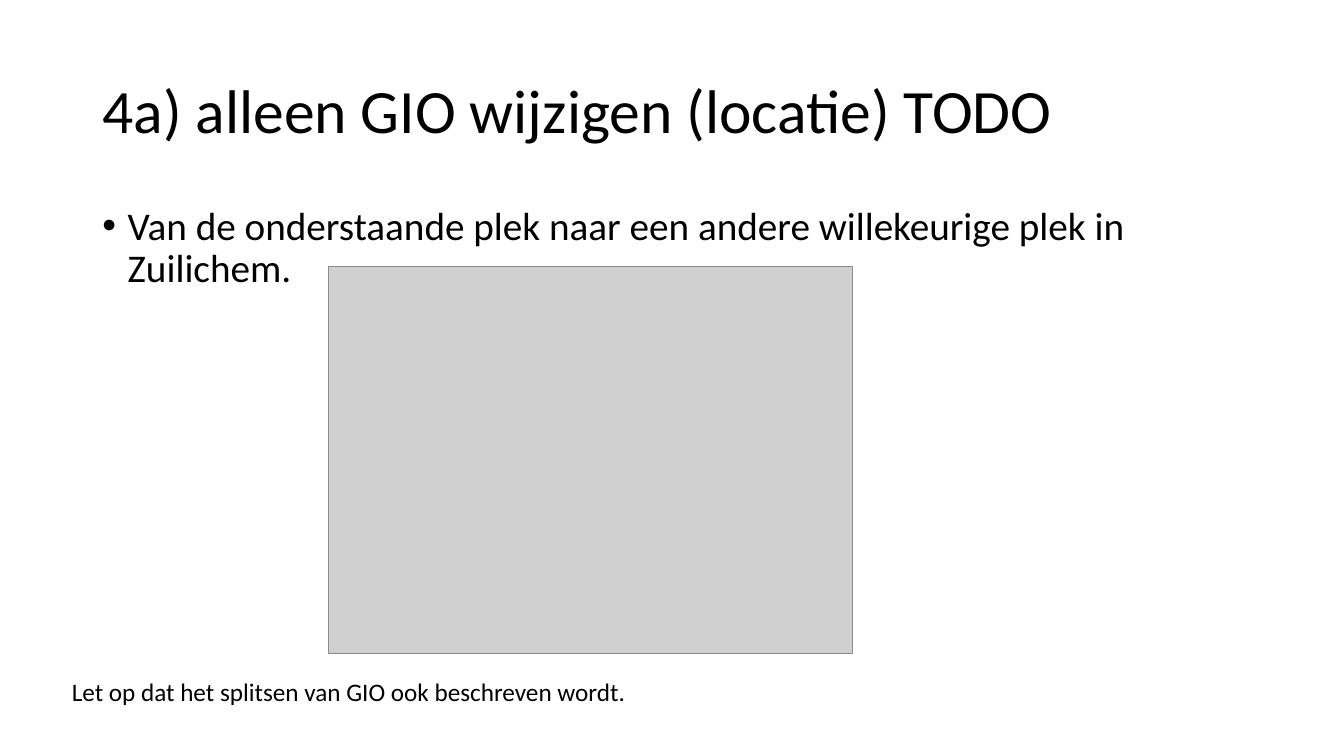
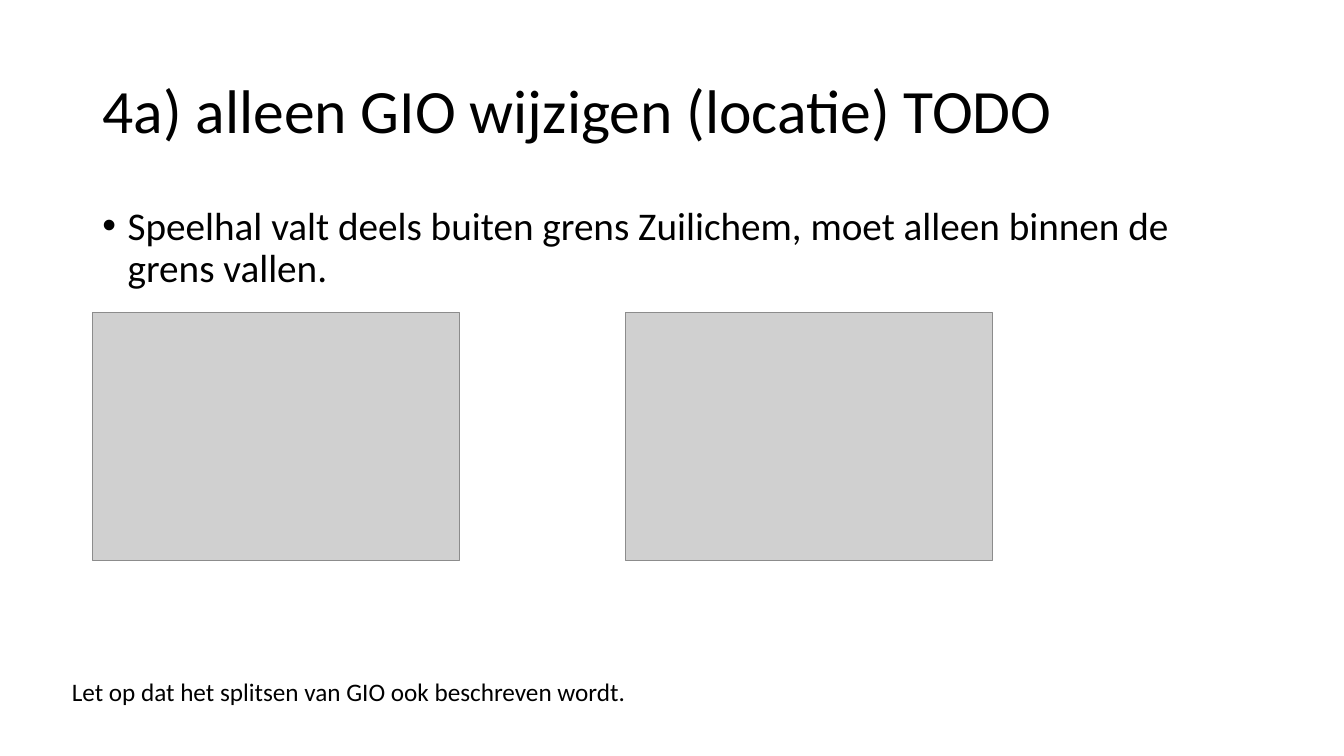
Before and after one commit to Geonovum/xml_omgevingsplan_gemeentestad, a slide deck: slide 16 of Submutatiescenario_s.pptx. Drawn at 1344x756 pixels with LibreOffice and Linux fonts; fonts in the diff are those of the drawing; grey boxes stand for pictures. Boxes give left, top, right and bottom in pixels: in the first picture for what was removed or moved away, otherwise in the second. Text is boxed around its words. In the diff, an @@ line names an element or a change of style, - is before the commit and + after.

```diff
--- a/Submutatiescenario_s.pptx
+++ b/Submutatiescenario_s.pptx
@@ text at [128,212,1168,289]: text changed @@
-• Van de onderstaande plek naar een andere willekeurige plek in Zuilichem.
+• Speelhal valt deels buiten grens Zuilichem, moet alleen binnen de grens vallen.
@@ picture removed at [329,266,853,653] @@
@@ picture added at [93,313,460,561] @@
@@ picture added at [626,313,993,561] @@
```
Also in this commit, not shown: 6 other files.
